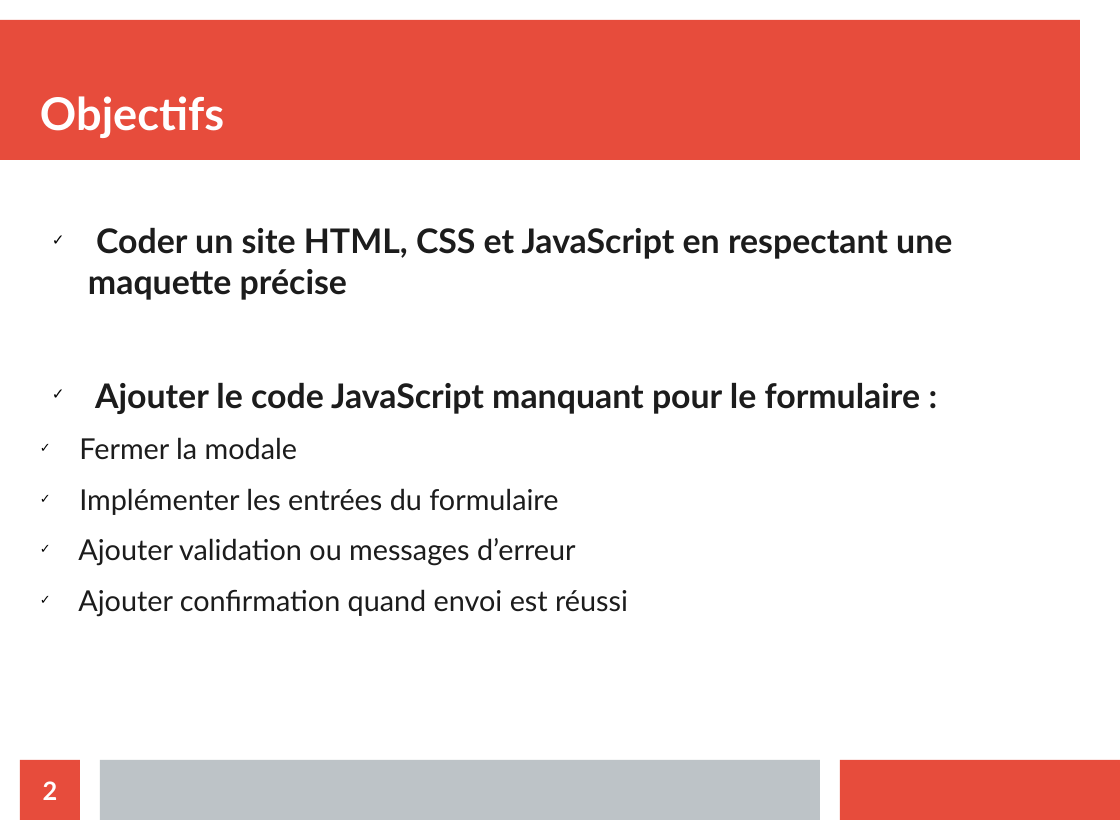
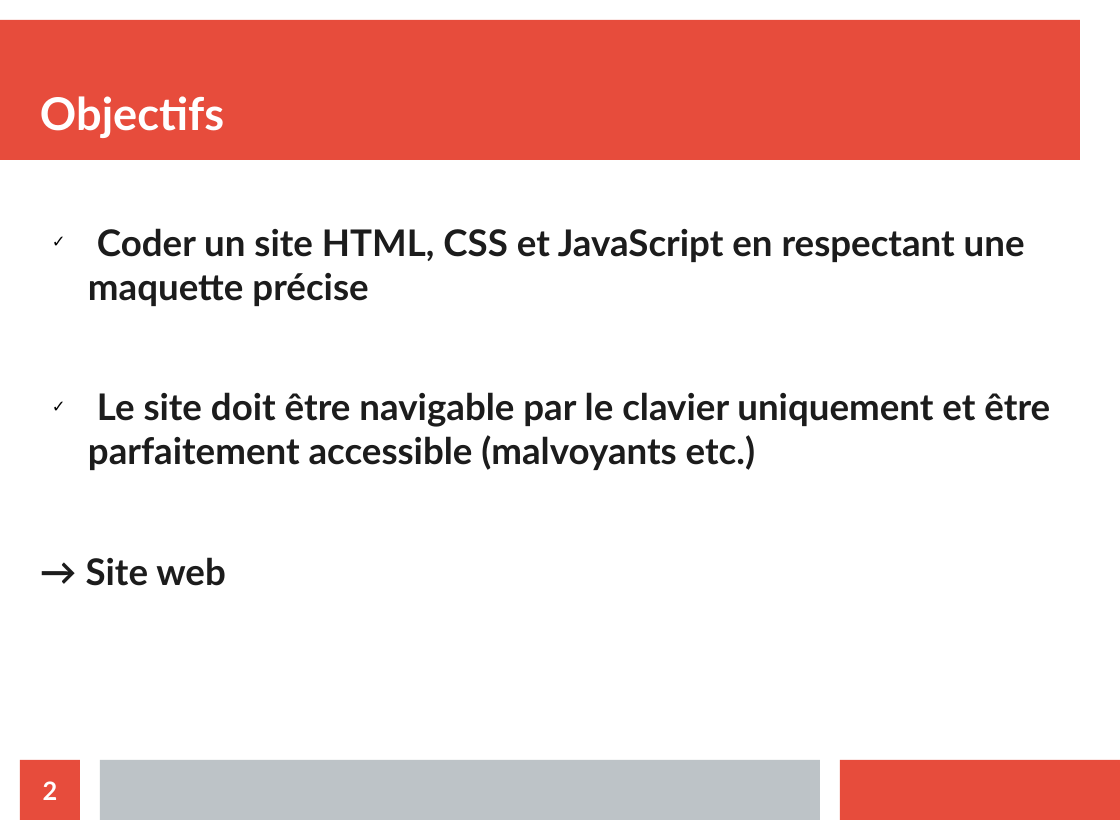
Before and after one commit to xgascon/P6_Fisheye, a slide deck: slide 2 of Présentation P6_XavierGascon.odp. Drawn at 1120x840 pixels with LibreOffice and Linux fonts; fonts in the diff are those of the drawing. Boxes give left, top, right and bottom in pixels: in the first picture for what was removed or moved away, otherwise in the second. Text is boxed around its words. In the diff, an @@ line names an element or a change of style, - is before the commit and + after.

```diff
--- a/Présentation P6_XavierGascon.odp
+++ b/Présentation P6_XavierGascon.odp
@@ text at bbox=[88, 228, 1025, 306]: size 24.1 to 26 pt in "Coder un site HTML, CSS et JavaScript ..." @@
@@ text at bbox=[86, 392, 1050, 586]: text changed; size 20.4 to 26 pt; bold on @@
-✓ Ajouter le code JavaScript manquant pour le formulaire :
-  ✓ Fermer la modale
-  ✓ Implémenter les entrées du formulaire
-  ✓ Ajouter validation ou messages d’erreur
-  ✓ Ajouter confirmation quand envoi est réussi
+✓ Le site doit être navigable par le clavier uniquement et être parfaitement accessible (malvoyants etc.)
+→ Site web
```
Also in this commit, not shown: 6 slides added, 1 slide removed, 10 other files.
